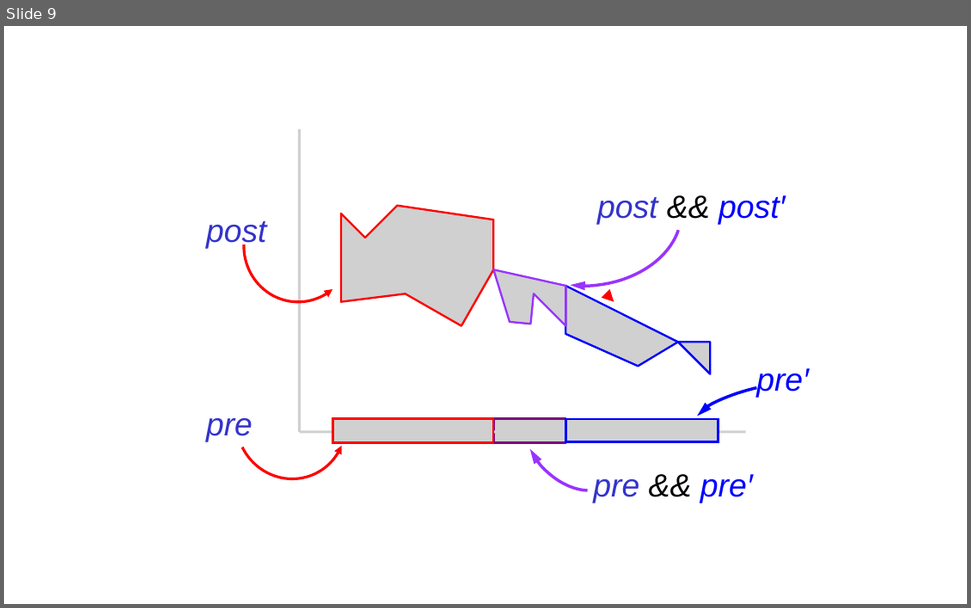
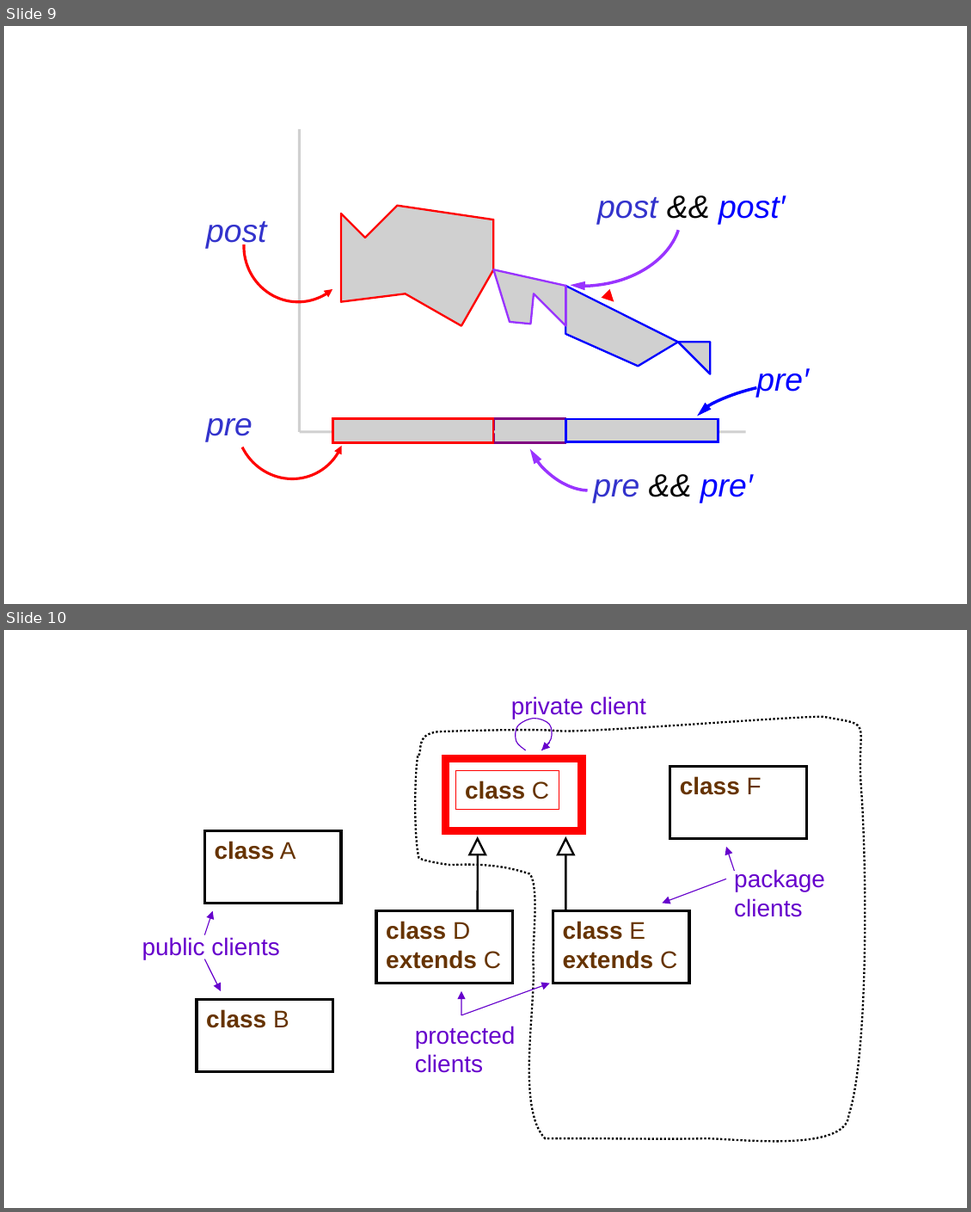
Before and after one commit to GaloisInc/ESCJava2, a slide deck: ESCTools/slides/CAV2007Tutorial/new-diagrams.ppt. Shown one above the other, each under a label of ours: slide 9 before the commit, slides 9 and 10 after it. The pictures are 971x608 and 971x1212 pixels, drawn with LibreOffice and Linux fonts; fonts in the diff are those of the drawing; grey boxes stand for pictures; background and template pictures are left out. Boxes give left, top, right and bottom in pixels: in the first picture for what was removed or moved away, otherwise in the second. Text is boxed around its words. In the diff, an @@ line names an element or a change of style, - is before the commit and + after.

```diff
--- a/ESCTools/slides/CAV2007Tutorial/new-diagrams.ppt
+++ b/ESCTools/slides/CAV2007Tutorial/new-diagrams.ppt
@@ slide 10 added at [4, 630, 967, 1208], background #FFFFFF @@
@@ text added at [511, 696, 646, 719], 18 pt, text #6600CC @@
+private client
@@ freeform shape added at [413, 715, 876, 1153], outline #000000 1.5 pt dashed @@
@@ freeform shape added at [515, 718, 552, 750], outline #6600CC 0.74 pt @@
@@ rectangle added at [445, 758, 582, 830], outline #FF0000 6.01 pt @@
@@ arrow added from (550, 743) to (542, 750), #6600CC 0.74 pt @@
@@ rectangle added at [456, 771, 559, 809], outline #FF0000 0.74 pt, 18 pt, text #663300, bold @@
+class C
@@ rectangle added at [670, 767, 807, 839], outline #000000 2.24 pt @@
@@ text added at [680, 776, 762, 795], 18 pt, text #663300, bold @@
+class F
@@ rectangle added at [204, 830, 341, 903], outline #000000 2.24 pt @@
@@ text added at [215, 841, 296, 860], 18 pt, text #663300, bold @@
+class A
@@ arrow added from (734, 871) to (726, 847), #6600CC 0.74 pt @@
@@ arrow added from (726, 879) to (662, 903), #6600CC 0.74 pt @@
@@ text added at [734, 868, 825, 917], 18 pt, text #6600CC @@
+package
+clients
@@ arrow added from (204, 935) to (213, 911), #6600CC 0.74 pt @@
@@ text added at [142, 937, 279, 959], 18 pt, text #6600CC @@
+public clients
@@ group added at [376, 839, 513, 983]: 1 line, 1 triangle, 1 rectangle, 1 text @@
+class D
+extends C
@@ group added at [553, 839, 689, 983]: 1 line, 1 triangle, 1 rectangle, 1 text @@
+class E
+extends C
@@ arrow added from (204, 959) to (221, 991), #6600CC 0.74 pt @@
@@ arrow added from (462, 1015) to (550, 983), #6600CC 0.74 pt @@
@@ rectangle added at [197, 999, 333, 1071], outline #000000 2.24 pt @@
@@ text added at [206, 1009, 290, 1028], 18 pt, text #663300, bold @@
+class B
@@ arrow added from (462, 1015) to (462, 991), #6600CC 0.74 pt @@
@@ text added at [415, 1026, 516, 1073], 18 pt, text #6600CC @@
+protected
+clients
```
Also in this commit, not shown: 1 other slide added, 19 other files.
